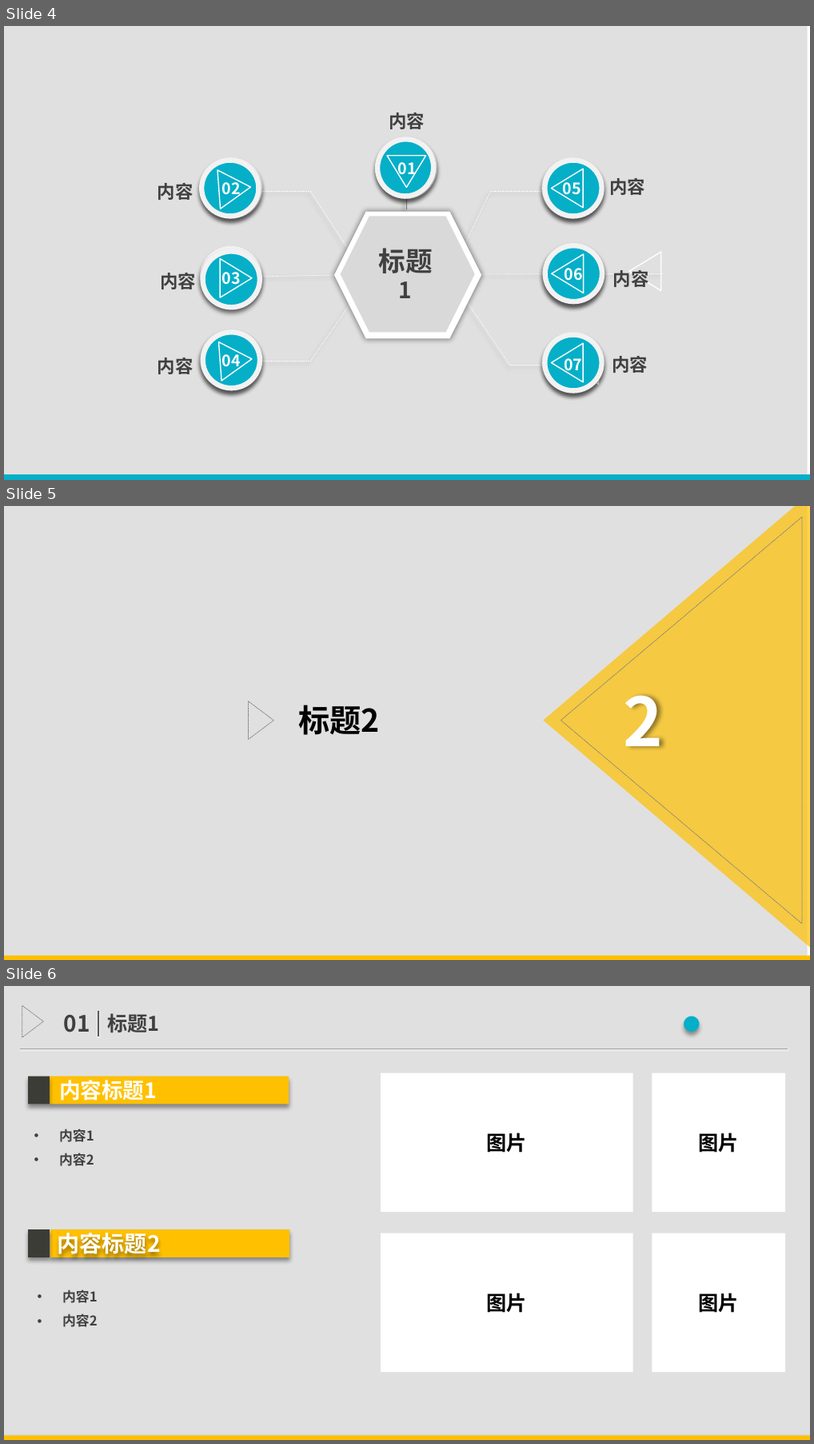
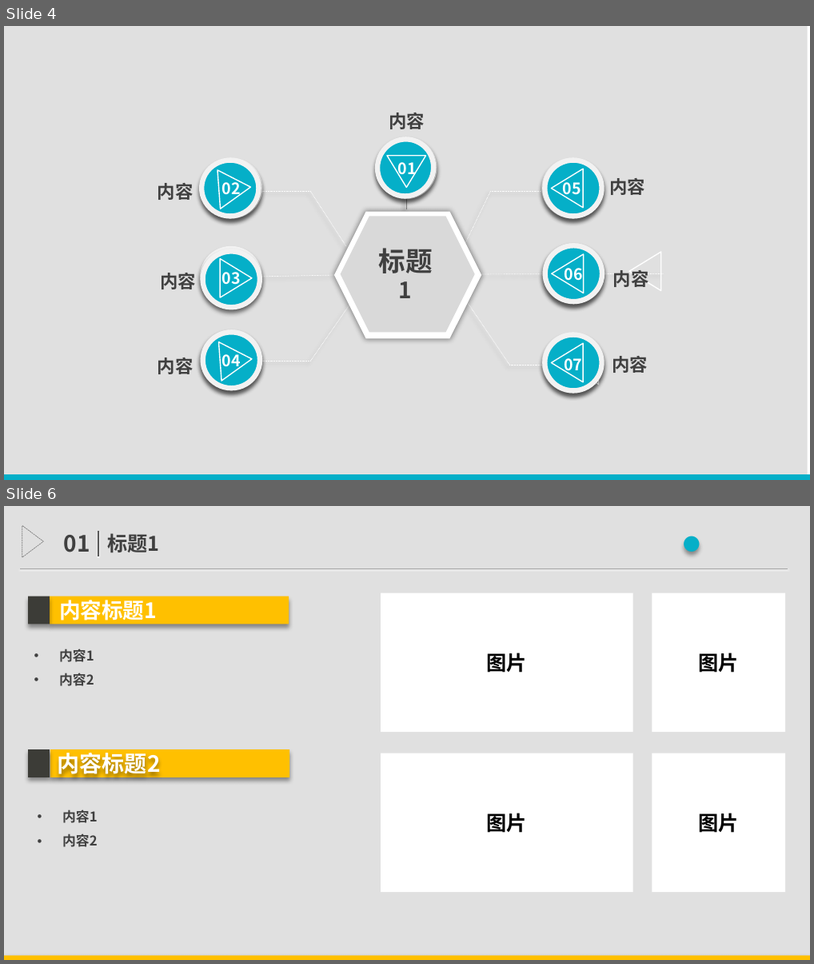
Before and after one commit to TimerChen/TrainTickets, a slide deck: Presentation/presentation.pptx. Shown one above the other, each under a label of ours: slides 4, 5 and 6 before the commit, slides 4 and 6 after it; the slides between them are not shown. The pictures are 814x1444 and 814x964 pixels, drawn with LibreOffice and Linux fonts; fonts in the diff are those of the drawing. Boxes give left, top, right and bottom in pixels: in the first picture for what was removed or moved away, otherwise in the second. Text is boxed around its words. In the diff, an @@ line names an element or a change of style, - is before the commit and + after.

```diff
--- a/Presentation/presentation.pptx
+++ b/Presentation/presentation.pptx
@@ slide 5 removed at (4,506,810,960), background #FFFFFF @@
@@ rectangle removed at (4,506,808,960) @@
@@ flow chart merge removed at (543,506,810,955) @@
@@ flow chart merge removed at (561,517,802,924) @@
@@ text removed at (623,695,663,748) @@
-2
@@ flow chart merge removed at (248,701,274,739) @@
@@ text removed at (299,704,380,735) @@
-标题2
@@ rectangle removed at (4,955,810,960) @@
```
Also in this commit, not shown: 4 slides added, 2 other slides removed, 5 other files.
